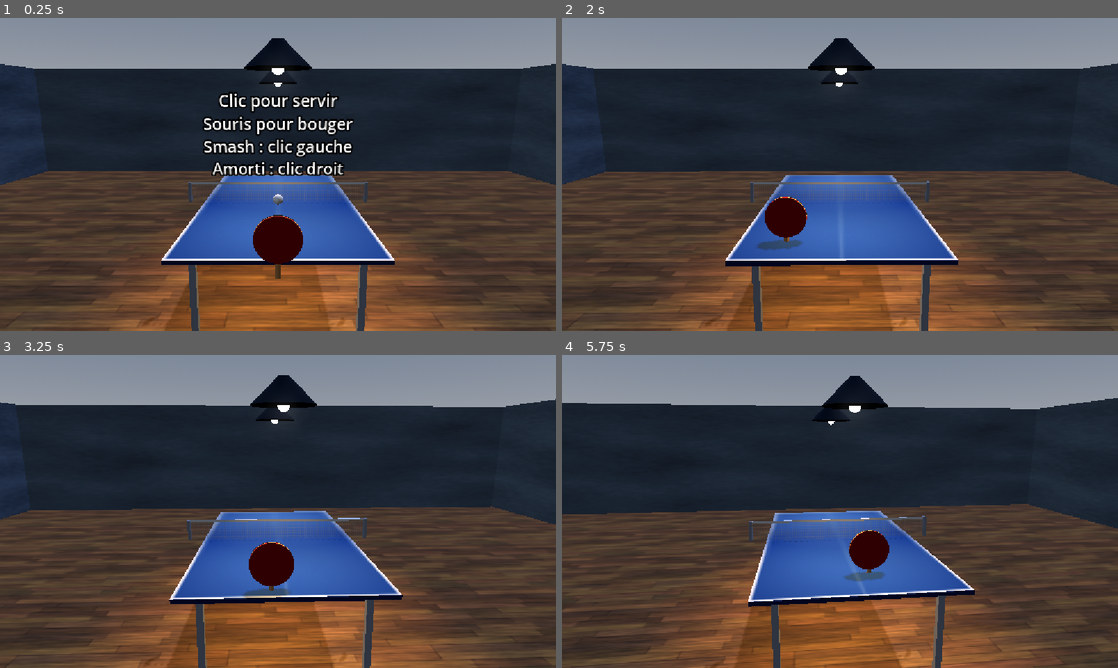
Above: before the commit, frames 1-4 (two rows, left to right).
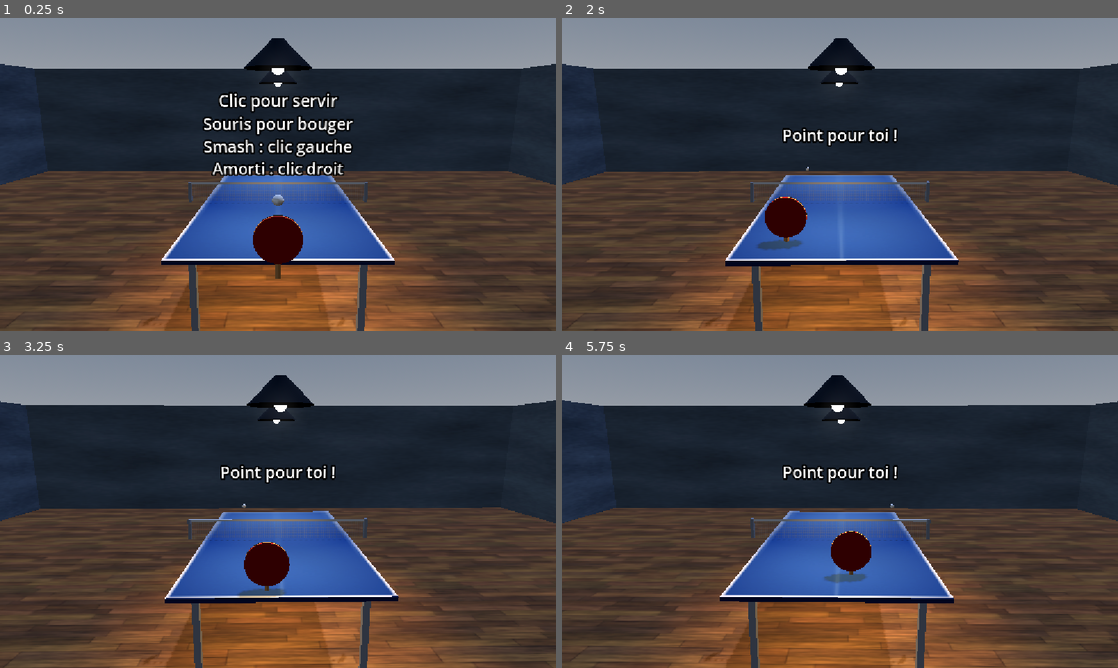
Above: after the commit, the same moments.

Repository: sylvainlap/slapingpong
Game: Godot game, scene res://scenes/main.tscn
Same seed, same stepped clock (60 frames per second), same inputs: the game is played once before the commit and once after it.
Inputs (mouse positions are in pixels of both pictures, inside the frame that each line leads up to):
- Up to frame 1 (0.25 s): no input
- Up to frame 2 (2 s): move the mouse to (962, 158) at 0.52 s; click (962, 158) at 0.67 s; move the mouse to (728, 190) at 1.27 s; click (728, 190) at 1.42 s
- Up to frame 3 (3.25 s): move the mouse to (333, 442) at 2.02 s; click (333, 442) at 2.17 s; move the mouse to (250, 574) at 2.77 s; click (250, 574) at 2.92 s
- Up to frame 4 (5.75 s): move the mouse to (1006, 558) at 3.52 s; click (1006, 558) at 3.67 s; move the mouse to (673, 464) at 4.27 s; click (673, 464) at 4.42 s; move the mouse to (867, 511) at 5.02 s; click (867, 511) at 5.17 s

The runs differ from the first frame. In frame 1, less than 0.1% of the frame differs, in the area x 48-52%, y 56-64%; in frame 2, 0.7%; in frame 3, 5.5%; in frame 4, 15%, in the area x 0-100%, y 6-100%.

Commit message:
feat(game): add some logics

Diff:
--- a/scenes/main.gd
+++ b/scenes/main.gd
@@ -18,9 +18,9 @@
 @export var camera_shake_intensity: float = 0.03
 
 var _state: State = State.SERVE
-# 0 = local player, 1 = other player
-var _server: int = 0
-var _last_hitter: int = 0
+# 1 is local player, -1 is the other player
+var _server: int = 1
+var _last_hitter: int = 1
 var _player_x: float = 0.0
 var _player_z: float = 0.0
 var _ball_position: Vector3 = Vector3.ZERO
@@ -28,11 +28,14 @@
 var _camera_shake: float = 0.0
 var _mouse_button_left_pressed: bool = false
 var _mouse_button_right_pressed: bool = false
-var _serve_timer: float = 0.0
+var _timer: float = 0.0
 var _gravity: float = ProjectSettings.get_setting("physics/3d/default_gravity")
 var _ball_radius: float = 0.03
 var _table_size_x: float = 1.5
 var _table_size_z: float = 2.8
+var _serve_bounced: bool = false
+var _already_bounced: bool = false
+var _score: Dictionary = { 1: 0, -1: 0 }
 
 @onready var camera_3d: Camera3D = $Camera3D
 @onready var label_3d: Label3D = $Label3D
@@ -61,18 +64,20 @@
 			_serve(delta)
 		State.PLAY:
 			_play(delta)
+		State.POINT:
+			_point(delta)
 
 	_update_visuals(delta)
+	_mouse_button_left_pressed = false
 
 
 func _reset_serve() -> void:
 	_state = State.SERVE
-	_last_hitter = 0
-	if _server == 0:
+	if _server == 1:
 		label_3d.text = "Clic pour servir\nSouris pour bouger\nSmash : clic gauche\nAmorti : clic droit"
 	else:
 		label_3d.text = "L'autre sert..."
-	_serve_timer = 1.0
+	_timer = 1.0
 
 
 func _update_player(delta: float) -> void:
@@ -83,14 +88,11 @@
 	_player_x = move_toward(_player_x, lerpf(paddle_x_min, paddle_x_max, x), delta * 6.0)
 
 	# fix z when serve
-	if _state == State.SERVE and _server == 0:
-		_player_z = move_toward(_player_z, paddle_z_max, delta * 6.0)
+	if _state == State.SERVE and _server == 1:
+		_player_z = move_toward(_player_z, paddle_z_max * _server, delta * 6.0)
 	else:
 		var z: float = clampf((get_viewport().get_mouse_position().y / screen_size_y), 0.0, 1.0)
 		_player_z = move_toward(_player_z, lerpf(paddle_z_min, paddle_z_max, z), delta * 6.0)
-		print("(x,z) : (" + str(x) + "," + str(z) + ")")
-
-	print("(player) : (" + str(_player_x) + "," + str(_player_z) + ")")
 
 
 func _update_visuals(delta: float) -> void:
@@ -111,14 +113,14 @@
 
 
 func _serve(delta: float) -> void:
-	if _server == 0:
-		_ball_position = Vector3(_player_x, 0.45, 1.5)
+	if _server == 1:
+		_ball_position = Vector3(_player_x, paddle_y + 0.3, paddle_z_max)
 		if _mouse_button_left_pressed:
 			_launch_serve(_player_x)
 	else:
-		_ball_position = Vector3(0.0, 0.45, -1.5)
-		_serve_timer -= delta
-		if _serve_timer <= 0.0:
+		_ball_position = Vector3(0.0, paddle_y + 0.3, -paddle_z_max)
+		_timer -= delta
+		if _timer <= 0.0:
 			_launch_serve(0.0)
 
 
@@ -126,8 +128,8 @@
 	_ball_velocity = Vector3((randf_range(-0.5, 0.5) - x) / 0.95, 0.0, -2.9)
 	_last_hitter = _server
 	_state = State.PLAY
-	#bounced_opp = false
-	#serve_own_bounce_ok = true
+	_already_bounced = false
+	_serve_bounced = false
 	#rally = 0
 	label_3d.text = ""
 	#_pop(paddle_p if server == 1 else paddle_a, 40.0)
@@ -145,12 +147,57 @@
 		_ball_velocity.y = -_ball_velocity.y * rebound_strengh
 		_ball_velocity.x *= 0.98
 		_ball_velocity.z *= 0.98
-		return 1 if _ball_position.z > 0.0 else -1
+		if _ball_position.z > 0.0:
+			return 1
+		else:
+			return -1
 	return 0
 
 
 func _play(delta: float) -> void:
 	_apply_velocity_to_ball(delta)
 
-	# bounce
-	_table_bounce()
+	var bounced: int = _table_bounce()
+
+	if bounced != 0:
+		if bounced == _last_hitter:
+			if !_serve_bounced:
+				_serve_bounced = true
+			else:
+				_end_point(-_last_hitter)
+		elif _already_bounced:
+			_end_point(_last_hitter)
+		else:
+			_already_bounced = true
+
+	# out
+	if _ball_position.y <= 0.0:
+		if _already_bounced:
+			_end_point(_last_hitter)
+		else:
+			_end_point(-_last_hitter)
+
+
+func _end_point(winner: int) -> void:
+	_score[winner] += 1
+	_state = State.POINT
+	_timer = 2.0
+	if winner == 1:
+		label_3d.text = "Point pour toi !"
+	elif winner == -1:
+		label_3d.text = "Point pour l'IA"
+
+
+func _point(delta: float) -> void:
+	_timer -= delta
+	if _timer <= 0.0:
+		_update_server()
+		_reset_serve()
+
+
+func _update_server() -> void:
+	var total: int = _score[1] + _score[-1]
+	if total % 2 == 0:
+		_server = -_server
+	else:
+		_server = _server
